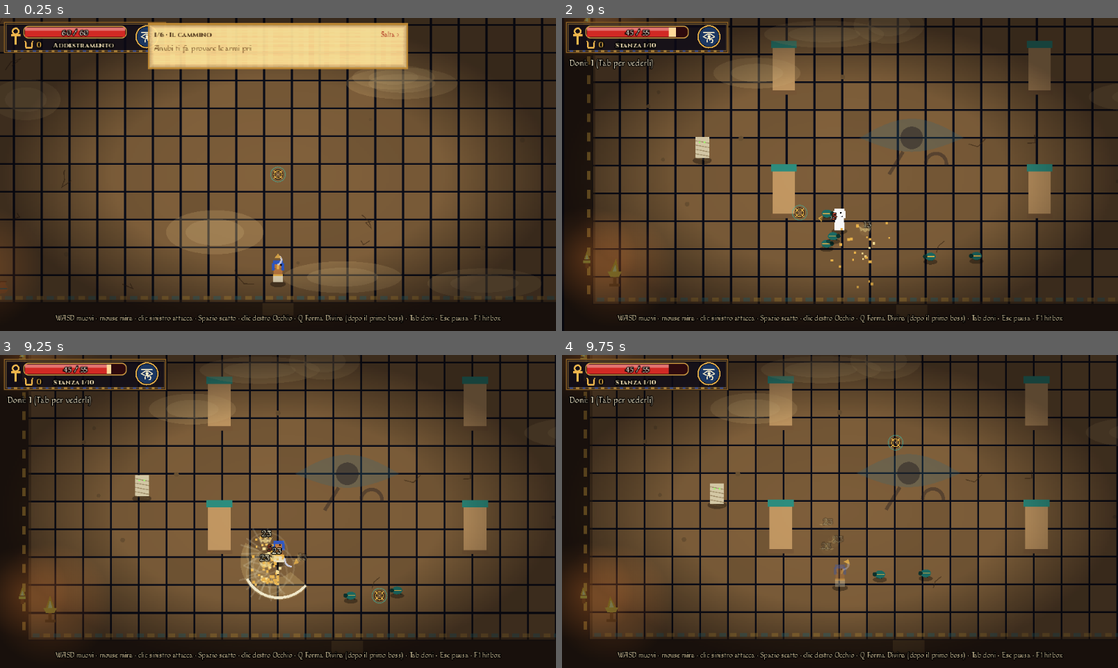
Above: before the commit, frames 1-4 (two rows, left to right).
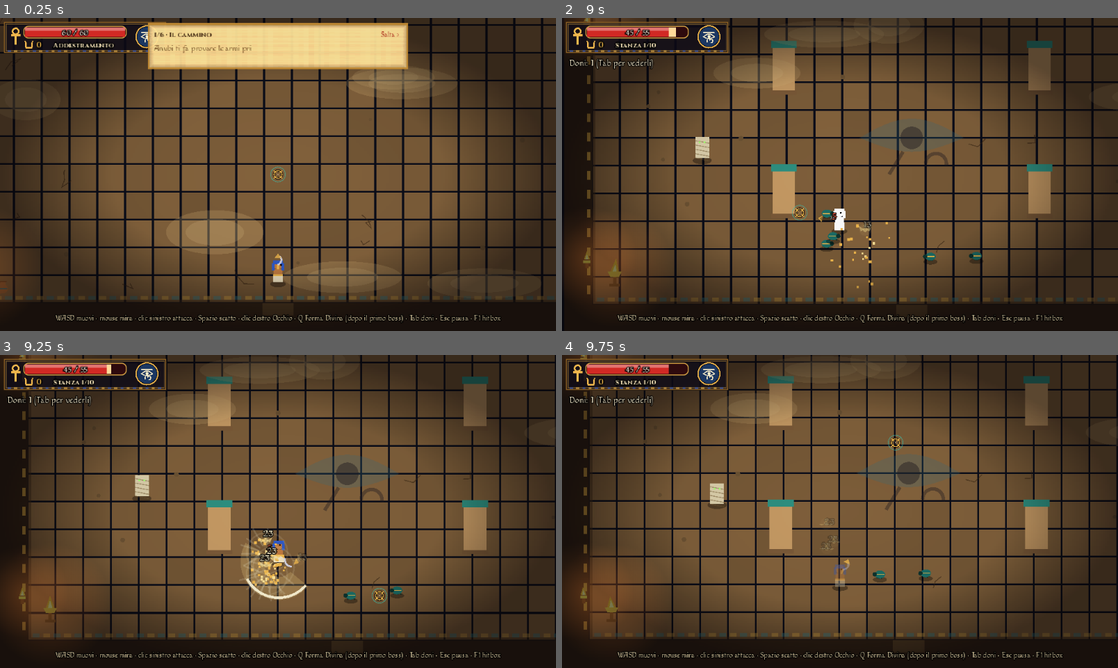
Above: after the commit, the same moments.

Repository: GiuseppeValguarnera/Duat
Game: Godot game, scene res://scenes/game.tscn
Same seed, same stepped clock (60 frames per second), same inputs: the game is played once before the commit and once after it. This scene is started directly instead of the project's main scene.
Inputs (mouse positions are in pixels of both pictures, inside the frame that each line leads up to):
- Up to frame 1 (0.25 s): no input
- Up to frame 2 (9 s): tap Enter (ui_accept) at 0.5, 0.77, 1.07, 5.27, 5.57, 8.27, 8.57 s; move the mouse to (962, 158) at 0.52 s; hold D (move_right) 0.53-1.25 s; hold J (attack) 0.53-1.25 s; click (962, 158) at 0.67 s; drag from (728, 190) to (851, 274) at 1.27 s; move the mouse to (895, 105) at 2.02 s; hold D (move_right) 2.03-2.75 s; hold E (interact) 2.03-2.75 s; drag from (812, 237) to (673, 127) at 2.77 s; click "Salta ›" at 3.5 s; click (662, 212) at 4.27 s; move the mouse to (1006, 221) at 5.02 s; hold A (move_left) 5.03-5.75 s; tap Q (super) at 5.1 s; drag from (673, 127) to (995, 118) at 5.77 s; move the mouse to (867, 174) at 6.52 s; hold S (move_down) 6.53-7.25 s; tap K at 6.6 s; click (867, 174) at 6.67 s; drag from (756, 96) to (917, 193) at 7.27 s; move the mouse to (962, 158) at 8.02 s; hold W (move_up) 8.03-8.75 s; hold J (attack) 8.03-8.75 s; drag from (728, 190) to (940, 259) at 8.77 s
- Up to frame 3 (9.25 s): no input
- Up to frame 4 (9.75 s): move the mouse to (895, 442) at 9.52 s; hold S (move_down) from 9.53 s (still down); hold E (interact) from 9.53 s (still down)

Frames 1-2 are identical in both runs. In frame 3, 0.3% of the frame differs, in the area x 45-52%, y 55-74%; in frame 4, less than 0.1%.

Commit message:
Suoni nuovi: Am-heh, fuoco, scintille dei colpi, giare, acqua, anime
- Am-heh: ringhio, morso, atterraggio, ululato prima della marea, ansimare da esausto
- Fuoco: soffio (fiato, grate), accensione (olio, fuoco a terra), vampata della marea
- Scintille dei colpi (normale e forte), giara che si rompe, schizzo in acqua, sussurro dell'anima
- tools/synth_sfx.py: si possono rigenerare solo alcuni suoni

Co-Authored-By: Claude Opus 5.5 <noreply@anthropic.com>
Claude-Session: https://claude.ai/code/session_01JdaaTkfdpffRsD8v14kCLC

Diff:
--- a/scripts/amheh.gd
+++ b/scripts/amheh.gd
@@ -111,7 +111,7 @@
 				st = breath_time
 				breath_tick = 0.0
 				breath_spawn = 0.0
-				Sfx.play("roar", 0.2)
+				Sfx.play("fire_whoosh", 0.05)
 			return Vector2.ZERO
 		"breath":
 			# la fiamma segue il giocatore, ma lentamente: ci si sottrae girandogli intorno
@@ -126,6 +126,7 @@
 			if st <= 0.0:
 				state = "exhausted"
 				st = exhausted_time
+				Sfx.play("amheh_pant", 0.05)
 				Fx.float_text(global_position + Vector2(0, -36), "ESAUSTO", Color(1, 0.85, 0.3))
 			return Vector2.ZERO
 		"exhausted", "recover":
@@ -155,10 +156,12 @@
 	if d < bite_range and r < 0.55:
 		state = "bite"
 		st = bite_windup
+		Sfx.play("amheh_growl", 0.1)
 	elif r < 0.55 or d > 170.0:
 		state = "leap_windup"
 		st = leap_windup
 		leap_to = _clamp_arena(global_position + to)
+		Sfx.play("amheh_growl", 0.15)
 	else:
 		state = "breath_windup"
 		st = breath_windup
@@ -198,7 +201,7 @@
 
 
 func _bite() -> void:
-	Sfx.play("bite")
+	Sfx.play("amheh_bite")
 	Fx.shake(5.0)
 	Fx.burst(global_position + Vector2(0, -12) + aim * 28.0, Color(0.95, 0.9, 0.8), 12, 110.0)
 	var player = get_tree().get_first_node_in_group("player")
@@ -211,7 +214,7 @@
 
 func _land() -> void:
 	Fx.shake(9.0)
-	Sfx.play("charge", 0.1)
+	Sfx.play("amheh_land", 0.1)
 	Fx.burst(global_position, Color(1, 0.5, 0.15), 26, 160.0)
 	var player = get_tree().get_first_node_in_group("player")
 	if player != null and not player.dead and player.global_position.distance_to(global_position) < leap_radius + 6.0:
@@ -253,7 +256,7 @@
 	state = "howl"
 	var warn := flood_warn - 0.15 * phase
 	st = warn + 0.25
-	Sfx.play("roar", 0.0)
+	Sfx.play("amheh_howl", 0.04)
 	Fx.shake(5.0)
 	var flood := Hazards.FireFlood.new()
 	flood.area = arena
--- a/scripts/fx.gd
+++ b/scripts/fx.gd
@@ -95,6 +95,7 @@
 func impact(pos: Vector2, dir: Vector2, big: bool = false) -> void:
 	if world == null or not is_instance_valid(world):
 		return
+	Sfx.play("spark_heavy" if big else "spark", 0.12)
 	var n := Impact.new()
 	n.dir = dir
 	n.big = big
@@ -107,6 +108,7 @@
 func soul(pos: Vector2, color: Color = Color(0.95, 0.85, 0.55)) -> void:
 	if world == null or not is_instance_valid(world):
 		return
+	Sfx.play("soul", 0.2)
 	var n := Soul.new()
 	n.color = color
 	n.z_index = 55
--- a/scripts/hazards.gd
+++ b/scripts/hazards.gd
@@ -130,6 +130,7 @@
 	var owner_kind := "amheh_fuoco"
 	var t := 0.0
 	var tick := 0.0
+	var _lit := false
 
 	func _ready() -> void:
 		add_to_group("fire")
@@ -146,6 +147,9 @@
 		if not burning():
 			queue_redraw()
 			return
+		if not _lit:
+			_lit = true
+			Sfx.play_at("fire_ignite", global_position, 0.15)
 		tick -= delta
 		if tick <= 0.0:
 			tick = 0.5
@@ -192,6 +196,7 @@
 	var owner_kind := "amheh_marea"
 	var t := 0.0
 	var hit := false
+	var _burst := false
 	var cells: Array = []        ## [centro, distanza dall'origine]
 	var max_d := 1.0
 
@@ -214,6 +219,10 @@
 			queue_free()
 			return
 		# ferisce solo nell'istante della vampata: le fiamme che restano sono solo da guardare
+		if t >= warn and not _burst:
+			_burst = true
+			Sfx.play("flood_burst", 0.05)
+			Fx.shake(6.0)
 		if t >= warn and t < warn + 0.15 and not hit:
 			var player = get_tree().get_first_node_in_group("player")
 			if player != null and not player.dead and not Hazards.in_water(get_tree(), player.global_position):
@@ -293,7 +302,7 @@
 		var now := phase()
 		if now == "up" and was != "up":
 			_hit.clear()
-			Sfx.play("orb", 0.1)
+			Sfx.play("fire_whoosh", 0.1)
 			for c in centers():
 				Hazards.ignite_jars(get_tree(), c, CELL)
 		if now == "up":
@@ -368,7 +377,7 @@
 			await get_tree().create_timer(delay, false).timeout
 		if not is_inside_tree():
 			return
-		Sfx.play("hit", 0.2)
+		Sfx.play("jar_break", 0.12)
 		Fx.burst(global_position + Vector2(0, -6), Color(0.6, 0.4, 0.25), 12, 90.0)
 		var f := FirePatch.new()
 		f.radius = 28.0
--- a/scripts/player.gd
+++ b/scripts/player.gd
@@ -56,6 +56,7 @@
 const SPEAR_LUNGE := {"range": 78.0, "arc": 24.0, "mult": 1.5, "cd": 0.32, "lunge": 70.0, "knock": 160.0}
 
 var hp := 0.0
+var was_wet := false					# per lo schizzo quando entri in acqua
 var after_dash_t := 0.0                 # subito dopo uno scatto: affondo della lancia o fendente di Wepwawet
 var spin_swing := false                 # l'ultimo colpo è stato il fendente circolare
 var dead := false
@@ -145,8 +146,13 @@
 		_dash_damage()
 	else:
 		var s := speed * Run.move_mult() * (attack_slowdown if atk_t > 0.0 else 1.0)
-		if Hazards.in_water(get_tree(), global_position):
+		var wet := Hazards.in_water(get_tree(), global_position)
+		if wet:
 			s *= Hazards.WATER_SLOW
+		if wet and not was_wet:
+			Sfx.play("splash", 0.12)
+			Fx.burst(global_position, Color(0.6, 0.85, 1.0, 0.8), 8, 60.0)
+		was_wet = wet
 		velocity = move * s + knock
 		if move.length() > 0.1:
 			walk += delta * 10.0
--- a/scripts/sfx.gd
+++ b/scripts/sfx.gd
@@ -23,6 +23,11 @@
 	"cobra_hiss": [-3.0, "nemici"], "cobra_spit": [-3.0, "nemici"],
 	"serpent_hiss": [0.0, "nemici"], "serpent_strike": [0.0, "nemici"], "serpent_burrow": [0.0, "nemici"], "serpent_erupt": [0.0, "nemici"],
 	"spikes": [-2.0, "trappole"], "dart": [-2.0, "trappole"],
+	"amheh_growl": [0.0, "nemici", 300], "amheh_bite": [0.0, "nemici"], "amheh_land": [0.0, "nemici"],
+	"amheh_howl": [0.0, "nemici", 800], "amheh_pant": [-2.0, "nemici", 800], "flood_burst": [0.0, "nemici", 500],
+	"fire_whoosh": [-2.0, "trappole", 200], "fire_ignite": [-4.0, "trappole", 140], "jar_break": [-1.0, "trappole", 60],
+	"splash": [-4.0, "scatto", 250],
+	"spark": [-3.0, "attacchi", 40], "spark_heavy": [-1.0, "attacchi", 60], "soul": [-6.0, "nemici", 90],
 	"pickup": [0.0, "menu"], "boon": [0.0, "menu"], "door": [0.0, "menu"], "ui": [-4.0, "menu"],
 	"book": [0.0, "menu"], "page": [0.0, "menu"],
 }
Not shown, added: assets/sfx/amheh_bite.ogg.import
Not shown, added: assets/sfx/amheh_bite_2.ogg.import
Not shown, added: assets/sfx/amheh_growl.ogg.import
Not shown, added: assets/sfx/amheh_growl_2.ogg.import
Not shown, added: assets/sfx/amheh_howl.ogg.import
Not shown, added: assets/sfx/amheh_howl_2.ogg.import
Not shown, added: assets/sfx/amheh_land.ogg.import
Not shown, added: assets/sfx/amheh_land_2.ogg.import
Not shown, added: assets/sfx/amheh_pant.ogg.import
Not shown, added: assets/sfx/amheh_pant_2.ogg.import
Not shown, added: assets/sfx/fire_ignite.ogg.import
Not shown, added: assets/sfx/fire_ignite_2.ogg.import
(and 48 more such lines)
